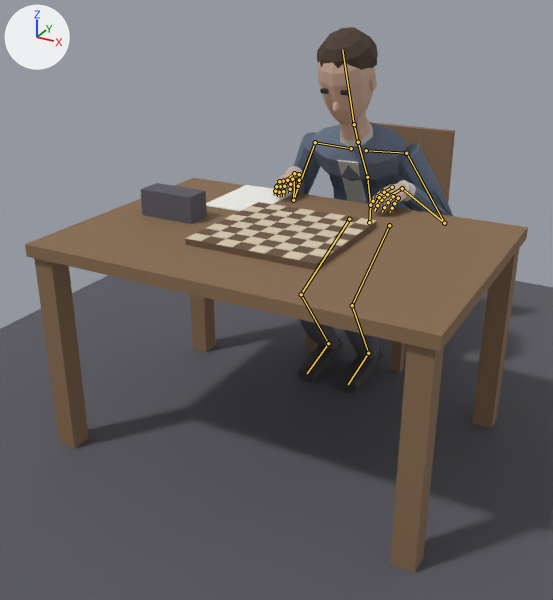
The Blender file art/characters/player.blend as it was, and as the next commit left it.
The view is the same before and after, from a 50 mm lens placed at (1.08, -2.81, 1.5), pointed at (-0.1, -0.68, 0.43). The axes (+X, +Y, +Z) are drawn at upper left. The lights are the same throughout. The older version comes first. Both versions are drawn at frame 36 of the action 'sit_down'; the numbers are the values there. The bones that bend it are drawn over the model as lines.

In view in the first picture: 'Body', 'Hair_Short', 'Ref_Board', 'Ref_ChairBack', 'Ref_Clock', 'Ref_Floor', 'Ref_Sheet', 'Ref_TableLeg', 'Ref_TableLeg.001', 'Ref_TableLeg.002', 'Ref_TableLeg.003', 'Ref_TableTop' and 34 more.
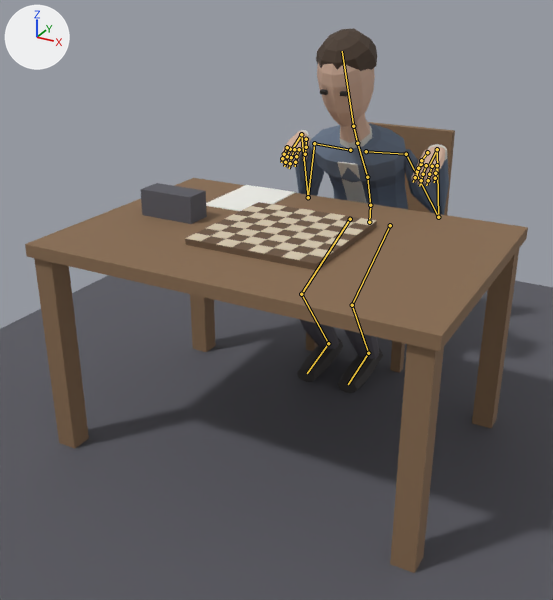
The edits, one by one:
Bone 'Spine' (bone_spine) turns from (19, 0, 0) to (21, 0, 0) degrees about its own x, y and z.
Bone 'Head' (bone_head) turns from (-7, 0, 0) to (-8, 0, 0) degrees about its own x, y and z.
Bone 'UpperArm.L' (bone_upperarm_l) turns from (17, -8, -6) to (-13, -133, -2) degrees about its own x, y and z.
Bone 'Forearm.L' (bone_forearm_l) turns from (137, 0, 0) to (144, 0, 0) degrees about its own x, y and z.
Bone 'Hand.L' (bone_hand_l) turns from (-63, 28, -41) to (39, -5, -103) degrees about its own x, y and z.
Bone 'Middle3.L' (bone_middle3_l) turns from (0, 0, -12) to (0, 0, -10) degrees about its own x, y and z.
Bone 'Ring3.L' (bone_ring3_l) turns from (0, 0, -13) to (0, 0, -10) degrees about its own x, y and z.
Bone 'UpperArm.R' (bone_upperarm_r) turns from (17, 8, 6) to (-13, 133, 2) degrees about its own x, y and z.
Bone 'Forearm.R' (bone_forearm_r) turns from (137, 0, 0) to (144, 0, 0) degrees about its own x, y and z.
Bone 'Hand.R' (bone_hand_r) turns from (-63, -28, 41) to (39, 5, 103) degrees about its own x, y and z.
Bone 'Middle3.R' (bone_middle3_r) turns from (0, 0, 12) to (0, 0, 10) degrees about its own x, y and z.
Bone 'Ring3.R' (bone_ring3_r) turns from (0, 0, 13) to (0, 0, 10) degrees about its own x, y and z.

Pixel boxes [x1, y1, x2, y2] of what changed, in the pictures (553 x 600 px):
'Body', posed
    before: [274, 62, 453, 393]
    after: [280, 63, 449, 393]
'Hair_Short', posed
    before: [317, 27, 378, 70]
    after: [316, 28, 377, 71]
bone 'Head', root to tip
    before: (354, 124) to (342, 49)
    after: (353, 126) to (342, 51)
bone 'UpperArm.L', root to tip
    before: (406, 153) to (444, 223)
    after: (406, 154) to (438, 217)
bone 'Forearm.L', root to tip
    before: (444, 223) to (402, 188)
    after: (438, 217) to (437, 149)
bone 'Hand.L', root to tip
    before: (402, 188) to (390, 195)
    after: (437, 149) to (429, 166)
bone 'Middle3.L', root to tip
    before: (377, 205) to (374, 210)
    after: (421, 180) to (419, 186)
bone 'Ring3.L', root to tip
    before: (384, 207) to (382, 212)
    after: (428, 180) to (426, 185)
bone 'UpperArm.R', root to tip
    before: (315, 142) to (293, 200)
    after: (314, 143) to (308, 197)
bone 'Forearm.R', root to tip
    before: (293, 200) to (294, 173)
    after: (308, 197) to (301, 134)
bone 'Hand.R', root to tip
    before: (294, 173) to (285, 180)
    after: (301, 134) to (292, 149)
bone 'Middle3.R', root to tip
    before: (283, 191) to (283, 196)
    after: (290, 163) to (289, 168)
bone 'Ring3.R', root to tip
    before: (279, 192) to (278, 196)
    after: (285, 162) to (284, 166)
